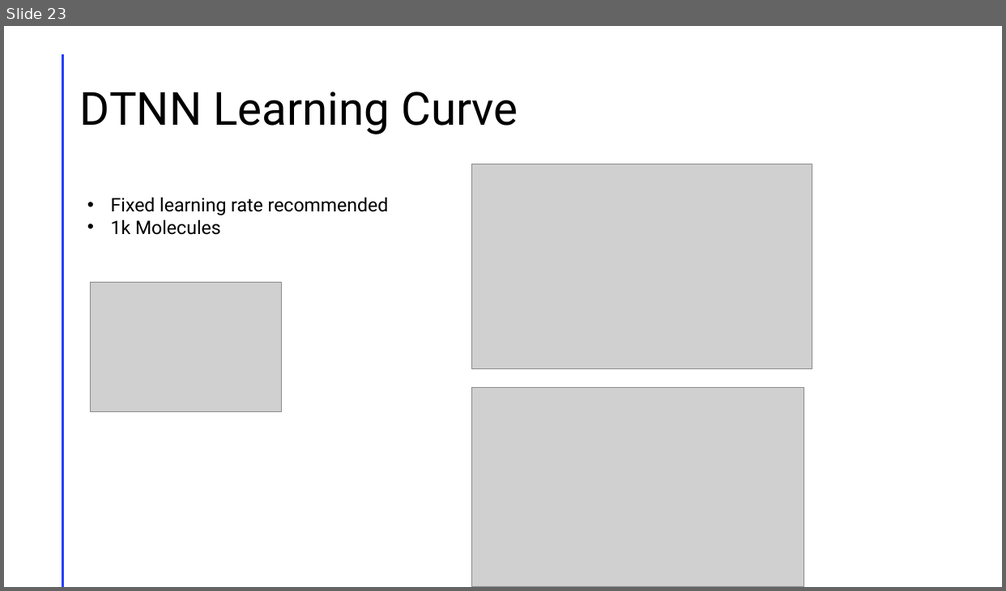
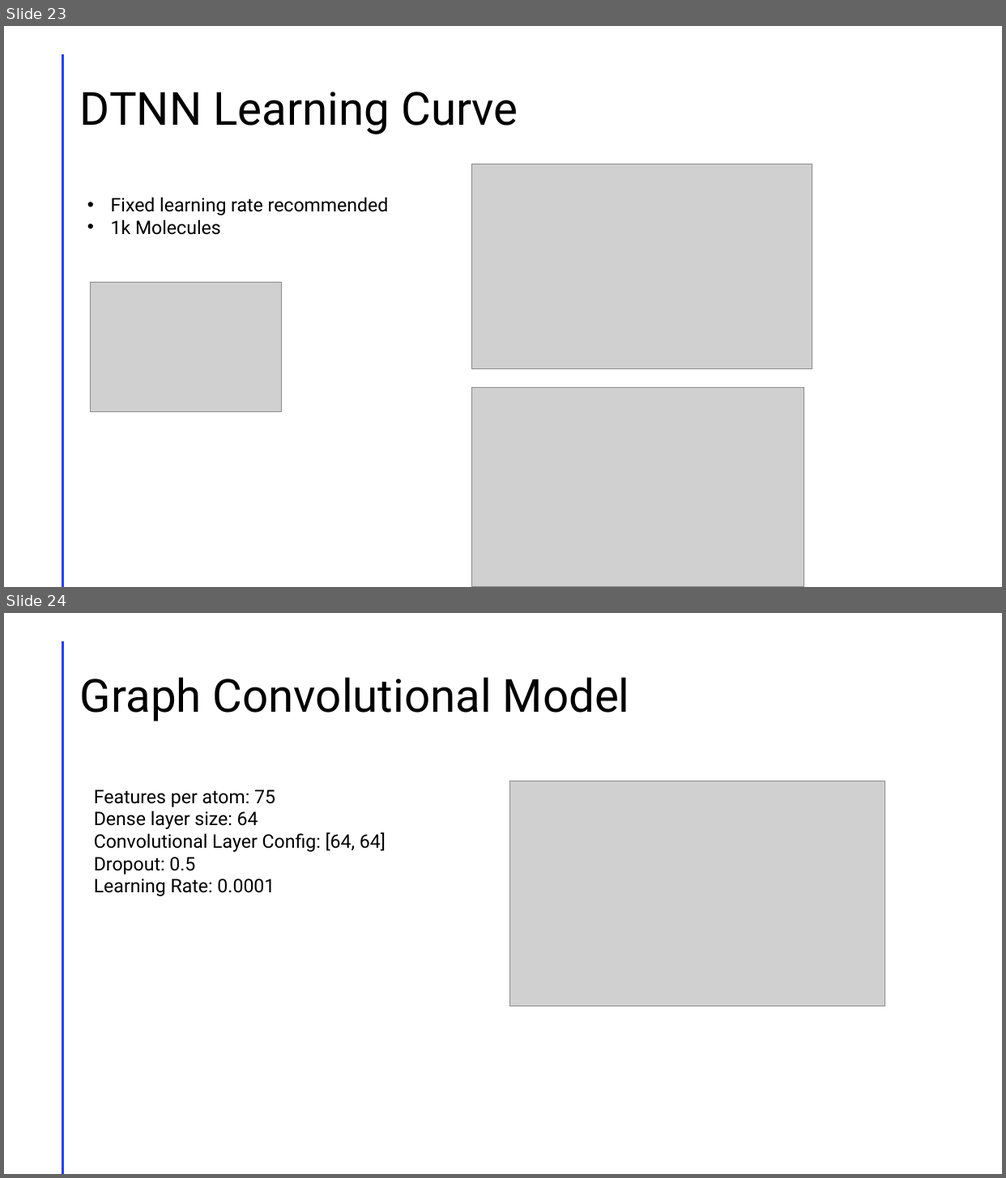
Before and after one commit to Ian-McCleary/chem-ml-research, a slide deck: Presentation1.pptm. Shown one above the other, each under a label of ours: slide 23 before the commit, slides 23 and 24 after it. The pictures are 1006x591 and 1006x1178 pixels, drawn with LibreOffice and Linux fonts; fonts in the diff are those of the drawing; grey boxes stand for pictures. Boxes give left, top, right and bottom in pixels: in the first picture for what was removed or moved away, otherwise in the second. Text is boxed around its words. In the diff, an @@ line names an element or a change of style, - is before the commit and + after.

```diff
--- a/Presentation1.pptm
+++ b/Presentation1.pptm
@@ slide 24 added at <box>4,613,1002,1174</box>, background #FFFFFF; not listed: 1 template element that a slide beside it also shows @@
@@ title added at <box>80,677,630,722</box>, 44 pt, text #000000 @@
+Graph Convolutional Model
@@ picture added at <box>510,781,885,1007</box> @@
@@ text added at <box>94,790,386,897</box>, 18 pt, text #000000 @@
+Features per atom: 75
+Dense layer size: 64
+Convolutional Layer Config: [64, 64]
+Dropout: 0.5
+Learning Rate: 0.0001
```
Also in this commit, not shown: 2 slides changed, 1 other slide added, 1 slide removed, 6 other files.
